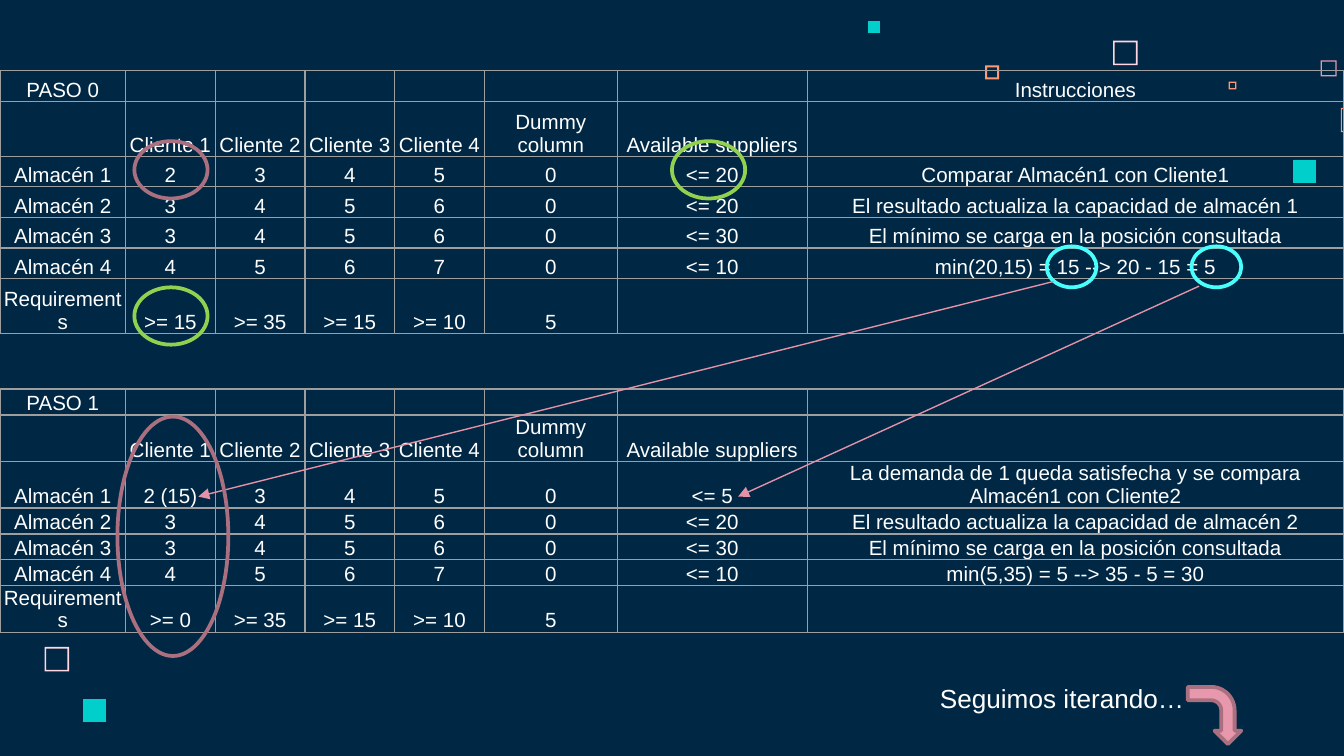
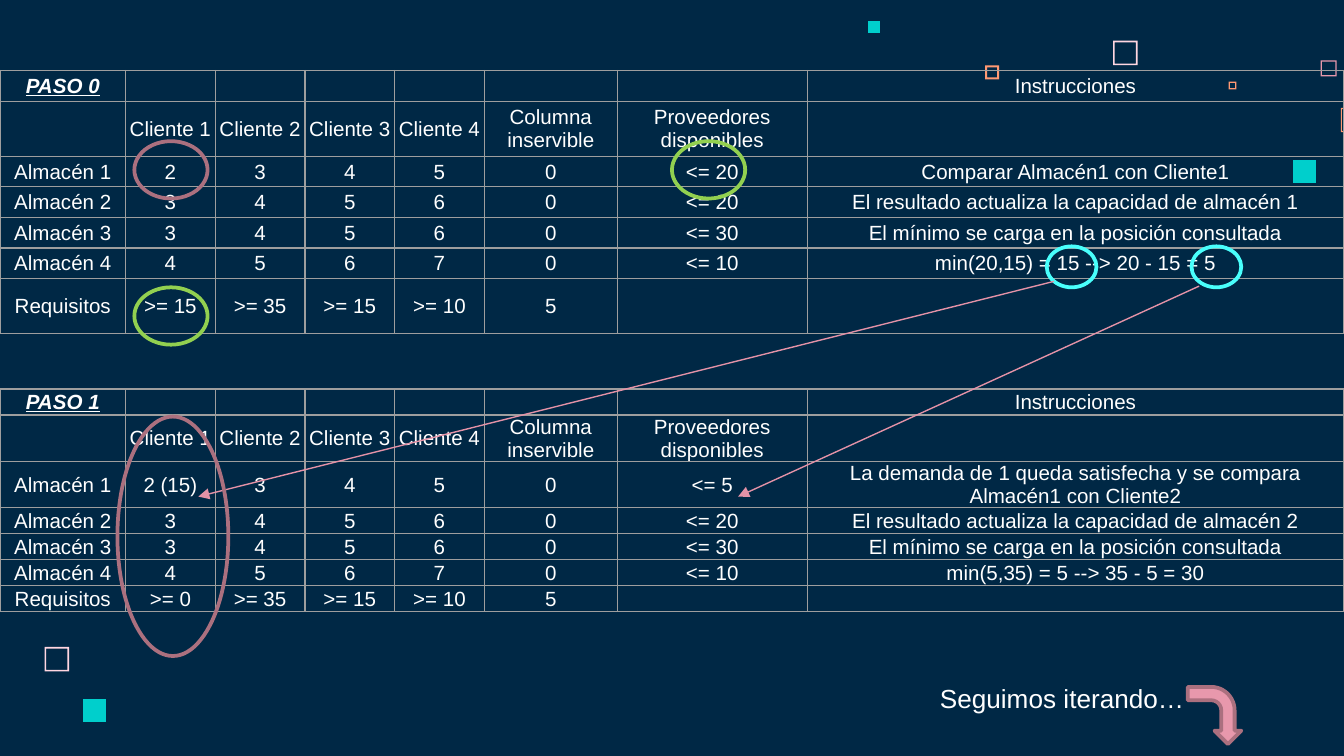
Before and after one commit to Fertry/MASI, a slide deck: slide 13 of Presentación/MASI.pptx. Drawn at 1344x756 pixels with LibreOffice and Linux fonts; fonts in the diff are those of the drawing. Boxes give left, top, right and bottom in pixels: in the first picture for what was removed or moved away, otherwise in the second. Text is boxed around its words. In the diff, an @@ line names an element or a change of style, - is before the commit and + after.

```diff
--- a/Presentación/MASI.pptx
+++ b/Presentación/MASI.pptx
@@ table at [0, 70, 1344, 333] @@
-row 2, column 6: Dummy column
+row 2, column 6: Columna inservible
-row 2, column 7: Available suppliers
+row 2, column 7: Proveedores disponibles
-row 7, column 1: Requirements
+row 7, column 1: Requisitos
@@ bold on, italic on, underline on in "PASO 0" @@
@@ table at [0, 388, 1344, 618] @@
-row 1, column 8: 
+row 1, column 8: Instrucciones
-row 2, column 6: Dummy column
+row 2, column 6: Columna inservible
-row 2, column 7: Available suppliers
+row 2, column 7: Proveedores disponibles
-row 7, column 1: Requirements
+row 7, column 1: Requisitos
@@ bold on, italic on, underline on in "PASO 1" @@
```
Also in this commit, not shown: 14 other slides changed.
